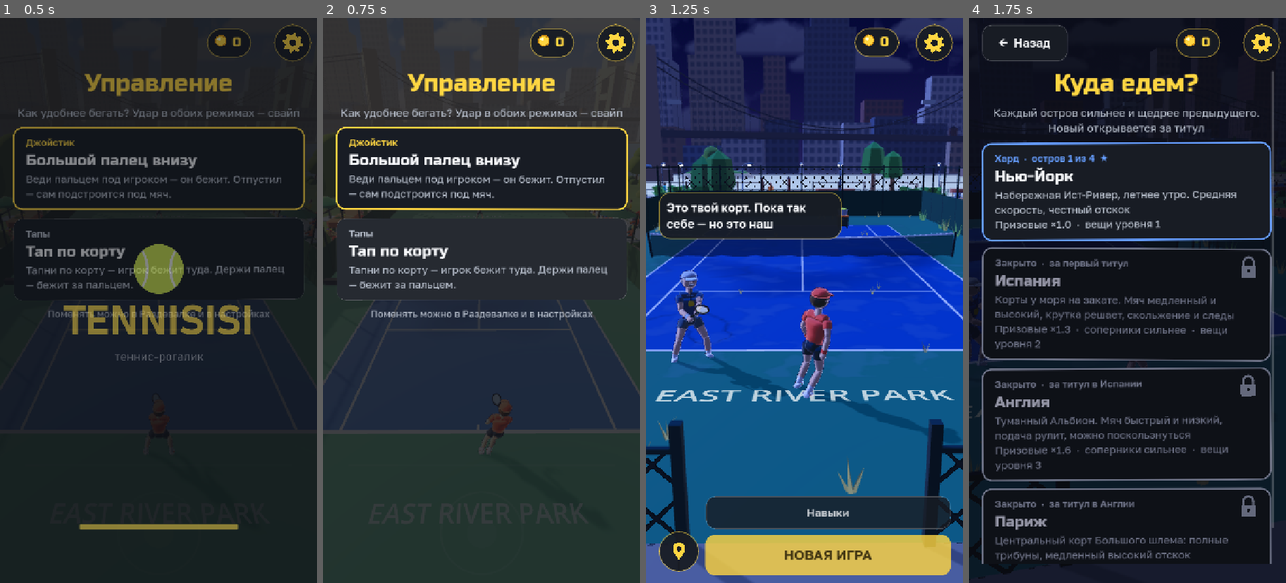
Above: before the commit, frames 1-4 (left to right).
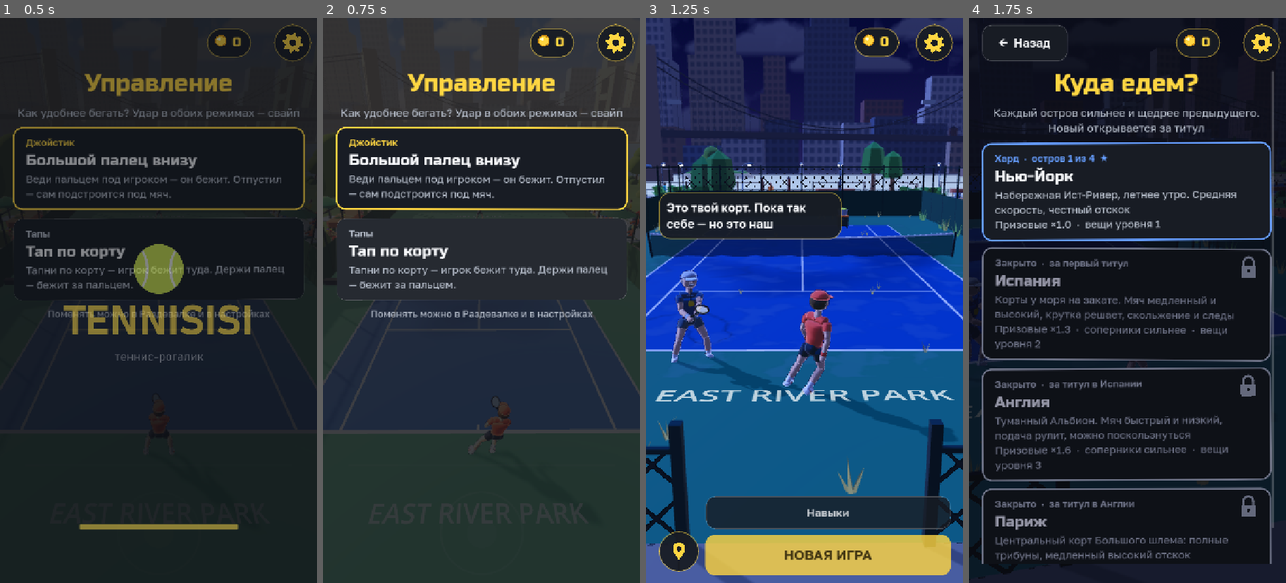
Above: after the commit, the same moments.

Repository: raqavifeb155-lgtm/tennisisi
Game: Godot game, scene res://scenes/main.tscn
Same seed, same stepped clock (60 frames per second), same inputs: the game is played once before the commit and once after it.
Inputs (mouse positions are in pixels of both pictures, inside the frame that each line leads up to):
- Up to frame 1 (0.5 s): no input
- Up to frame 2 (0.75 s): move the mouse to (551, 272) at 0.52 s; hold D from 0.53 s (still down); click (551, 272) at 0.67 s
- Up to frame 3 (1.25 s): keep holding D
- Up to frame 4 (1.75 s): release D at 1.25 s; click "НОВАЯ ИГРА" at 1.25 s

Frame 1 is identical in both runs. In frame 2, 0.2% of the frame differs, in the area x 45-60%, y 66-78%; in frame 3, 1.1%, in the area x 43-100%, y 47-75%; in frame 4, nothing differs.

Commit message:
Fix the shaking leg on the run: ease which foot leads and the stride direction
The gallop's lead foot was picked by the sign of the sideways speed, so a stick held
straight (sideways speed shivering around 0) swapped the phases of both planted feet
every few frames: feet popped 0.6-1.2 m in one frame. The phase gap between the feet is
now one continuous eased value and the stride follows an eased direction (the real one
right after a turn-round). anim_test: test_foot_jitter, 16 runs x 3 speeds (straight,
sideways, back, snake, circle, U-turn, shivering stick): worst jump 1.23 -> 0.15 m,
zigzag 55 -> 0 per second.

Co-Authored-By: Claude Opus 5.5 <noreply@anthropic.com>
Claude-Session: https://claude.ai/code/session_01TRCNy2oguWMdLLZsm4NdVS

Diff:
--- a/scripts/athlete.gd
+++ b/scripts/athlete.gd
@@ -132,6 +132,9 @@
 var _swing_len := -1.0         # forward swing length for this stroke when re-timed from the slot
 var _swing_from_twist := 0.0   # shoulders and hips when the swing started (a late start blends
 var _swing_from_hips := 0.0    # from them instead of snapping to the full turn)
+var _gait_v := Vector3.ZERO    # the run velocity in the body's frame, eased: the legs follow this one
+var _gait_d := PI              # how far the right foot's step runs ahead of the left one's (rad), eased:
+                               # PI = alternating run, ~GALLOP_LAG = a sideways shuffle (see _pose)
 
 # Visual nodes
 var look: Dictionary = Looks.DEFAULT.duplicate()
@@ -402,6 +405,15 @@
 ## sprint (the rest is the flight of a running stride).
 static func _stance_share(v: float) -> float:
 	return clampf(0.55 - 0.035 * v, 0.33, 0.5)
+
+
+## The direction (x sideways, y along z) the feet travel in: the eased one, so that a stick
+## shivering around a straight run does not swing the stride; where the body has turned
+## round (the eased velocity points the other way) the real one, at once.
+func _gait_dir(local_v: Vector3) -> Vector2:
+	var rv := Vector2(local_v.x, local_v.z)
+	var gv := Vector2(_gait_v.x, _gait_v.z)
+	return (gv if gv.dot(rv) > 0.0 else rv).normalized()
 
 
 ## One foot through its cycle: x from +1 (put down in front) to -1 (pushed off behind) at
@@ -1352,6 +1364,16 @@
 	_head_pitch = lerpf(_head_pitch, pitch_t, 1.0 - exp(-8.0 * delta))
 
 	amt = AthleteCasual.shape(self, delta, speed, amt)  # the club's walk: no racket (stream H)
+	# The phase gap between the feet is eased, never switched: which foot leads a shuffle
+	# follows the sign of the sideways speed, and a stick held straight shivers around 0.
+	# A switch moved both planted feet half a step in one frame (the "shaking leg").
+	# The same goes for the velocity the feet follow: a stick held straight shivers a few
+	# cm/s sideways, and the stride (which points along the velocity) shook with it.
+	_gait_v = _gait_v.lerp(local_v, 1.0 - exp(-14.0 * delta))
+	var gdir := _gait_dir(local_v)
+	var lag := lerpf(PI, GALLOP_LAG, clampf((absf(gdir.x) - 0.3) / 0.5, 0.0, 1.0))
+	# (kept continuous: half of it is each foot's phase, so it only wraps by two turns)
+	_gait_d = wrapf(lerp_angle(_gait_d, lag if gdir.x >= 0.0 else TAU - lag, 1.0 - exp(-9.0 * delta)), 0.0, 2.0 * TAU)
 	_pose(local_v, amt, near_contact)
 
 
@@ -1453,16 +1475,18 @@
 	# body exactly as fast as the body runs on (stride half-length = speed x stance share /
 	# step rate, see _step_rate), then swings forward in the air (docs/MOVEMENT_REALISM.md).
 	var spd := Vector2(local_v.x, local_v.z).length()
+	var gdir := _gait_dir(local_v)
 	var duty := _stance_share(spd)
-	var stride := Vector3(local_v.x, 0, local_v.z) / maxf(spd, 0.01) * (spd * duty / _step_rate(spd)) if amt > 0.05 else Vector3.ZERO
-	var sideways := absf(local_v.x) / maxf(spd, 0.01)
+	var stride := Vector3(gdir.x, 0, gdir.y) * (spd * duty / _step_rate(spd)) if amt > 0.05 else Vector3.ZERO
+	var sideways := absf(gdir.x)
 	# Sideways the feet shuffle (apart, together) on a wider base and never cross: a
 	# crossover only comes in a real sprint (Alcaraz's 5 m run, 3.7 m/s and up). In the
 	# shuffle the lead foot steps out first and the trailing one follows close behind
 	# (a gallop), so the feet stay apart while both keep their grip.
 	var shuffle := clampf(1.0 - (local_v.length() - 3.6) / 1.0, 0.0, 1.0) * sideways
-	var lead_x := 0 if local_v.x >= 0.0 else 1   # the foot on the side it runs to
-	var foot_lag := lerpf(PI, GALLOP_LAG, clampf((sideways - 0.3) / 0.5, 0.0, 1.0))
+	# The foot on the side it runs to steps out first (_gait_d is the right foot's lead,
+	# TAU minus the lag when the left one leads), see _process.
+	var foot_lag := PI - absf(wrapf(_gait_d - PI, -PI, PI))
 	# The base is just wide enough that the stepping feet never meet.
 	var gait_w := 0.08 + absf(stride.x) * foot_lag / PI
 	var sl := _slide * _slide * (3.0 - 2.0 * _slide)
@@ -1479,7 +1503,7 @@
 	var hip_off: Array[Vector3] = []
 	for i in 2:
 		var sgn := 1.0 if i == 0 else -1.0
-		var phase := _run_phase + (foot_lag if i == lead_x else 0.0)
+		var phase := _run_phase + PI * 0.5 + (_gait_d if i == 0 else -_gait_d) * 0.5
 		var ho := th * Vector3(0.11 * sgn, 0, 0)
 		var neutral := Vector3(maxf(0.17 + 0.07 * shuffle * amt, gait_w) * sgn, 0.05, 0.0)
 		var base: Vector3 = neutral.lerp(stance[i], _stance)
--- a/tests/anim_test.gd
+++ b/tests/anim_test.gd
@@ -37,6 +37,7 @@
 	test_human_arms()
 	test_stance_change()
 	test_racket_slot()
+	test_foot_jitter()
 	test_lean()
 	test_swing_retarget()
 	test_tired_pose()
@@ -396,6 +397,109 @@
 	var ff := feet_world()
 	check(ath._shoulder_roll > 0.45, "serve contact: right shoulder up (%.0f deg)" % rad_to_deg(ath._shoulder_roll))
 	check(((ff[0] as Vector3) - (ff[1] as Vector3)).length() < 0.32, "serve: feet together in the air (%.2f m)" % ((ff[0] as Vector3) - (ff[1] as Vector3)).length())
+
+
+## Foot and knee jitter on the run (a hotfix: a leg started to shake on the run): in the
+## body's frame a foot never jumps between two frames and never zigzags (its velocity
+## flipping direction at speed several times a second) in any run: straight, sideways,
+## back, snaking, round a circle, a U-turn, a stick shivering around the straight line.
+const JITTER_JUMP := 0.30     # m per frame (18 m/s): a clean gait peaks at ~0.12
+const JITTER_ZIGZAG := 0.5    # quick direction flips (two within 0.1 s, each over 1 m/s: a visible shake, not a 5 mm tremor) of a foot, per second and shoe
+# (a clean gait flips once per stance/swing change, 0.15+ s apart); the knees only for jumps
+
+
+func jitter_input(name: String, t: float) -> Vector2:
+	match name:
+		"fwd_slow": return Vector2(0.0, -0.35)
+		"fwd": return Vector2(0.0, -1.0)
+		"side": return Vector2(1.0, 0.0)
+		"side_left": return Vector2(-1.0, 0.0)
+		"back": return Vector2(0.0, 1.0)
+		"diag": return Vector2(0.6, -0.8)
+		"wobble_slow": return Vector2(0.08 * sin(t * 4.0), -1.0)
+		"wobble_fast": return Vector2(0.08 * sin(t * 23.0), -1.0)
+		"stick_shiver": return Vector2(0.06 if int(t * 60.0) % 2 == 0 else -0.06, -1.0)
+		"snake": return Vector2(sin(t * 1.8), -1.0)
+		"snake_back": return Vector2(sin(t * 2.6), 0.8)
+		"circle": return Vector2(sin(t * 1.4), -cos(t * 1.4))
+		"slow_circle": return Vector2(0.4 * sin(t * 2.2), -0.4 * cos(t * 2.2))
+		"u_turn": return Vector2(0.0, -1.0) if fmod(t, 2.4) < 1.2 else Vector2(0.0, 1.0)
+		"zig": return Vector2(1.0, -0.3) if fmod(t, 0.9) < 0.45 else Vector2(-1.0, -0.3)
+		"creep": return Vector2(0.03 * sin(t * 5.0), -0.12)
+	return Vector2.ZERO
+
+
+## Worst frame jump (m) and zigzag rate (per second) of both feet and both knees in the
+## body's frame over a run of the given input; returns [jump, zigzag, where].
+func jitter_run(name: String, top_speed: float) -> Array:
+	fresh("hard", Vector3(0, 0, 0), Rect2(-80, -80, 160, 160))
+	ath.max_speed = top_speed
+	var t := 0.0
+	var prev := {}
+	var vel_prev := {}
+	var flip_at := {}
+	var frame := 0
+	var jump := 0.0
+	var where := ""
+	var zig := 0
+	var seconds := 0.0
+	for f in 60 * 7:
+		ath.move_input = jitter_input(name, t)
+		var slide_before: float = ath._slide
+		step()
+		if ath._slide > slide_before:
+			prev.clear()   # a hard stop from a sprint snaps into the slide pose on purpose
+			vel_prev.clear()
+		t += DT
+		if t < 1.0:
+			continue
+		seconds += DT
+		frame += 1
+		for key in ["shoe0", "shoe1", "knee0", "knee1"]:
+			var p: Vector3
+			if key.begins_with("shoe"):
+				p = ath._model.global_transform * (bone_ends(key)[0] as Vector3).lerp(bone_ends(key)[1], 0.5)
+			else:
+				p = ath._model.global_transform * (bone_ends("shin" + key.substr(4))[0] as Vector3)
+			p = ath.to_local(p)
+			if prev.has(key):
+				var w: Vector3 = (p - prev[key]) / DT
+				w.y = 0.0
+				if (p - prev[key]).length() > jump:
+					jump = (p - prev[key]).length()
+					where = "%s t=%.2f" % [key, t]
+				if vel_prev.has(key):
+					var u: Vector3 = vel_prev[key]
+					if key.begins_with("shoe") and u.length() > 1.0 and w.length() > 1.0 and u.dot(w) < 0.0:
+						if flip_at.has(key) and frame - int(flip_at[key]) <= 6:
+							zig += 1
+						flip_at[key] = frame
+				vel_prev[key] = w
+			prev[key] = p
+	return [jump, zig / maxf(seconds, 0.01) / 2.0, where]
+
+
+func test_foot_jitter() -> void:
+	print("foot jitter: no jumps, no zigzag of the feet and knees on the run")
+	var names := ["fwd_slow", "fwd", "side", "side_left", "back", "diag", "wobble_slow", "wobble_fast",
+		"stick_shiver", "snake", "snake_back", "circle", "slow_circle", "u_turn", "zig", "creep"]
+	var worst_jump := 0.0
+	var worst_zig := 0.0
+	var wj := ""
+	var wz := ""
+	for top in [2.5, 4.0, 6.2]:
+		for n in names:
+			var r := jitter_run(n, top)
+			if r[0] > worst_jump:
+				worst_jump = r[0]
+				wj = "%s @%.1f %s" % [n, top, r[2]]
+			if r[1] > worst_zig:
+				worst_zig = r[1]
+				wz = "%s @%.1f" % [n, top]
+			if r[0] > JITTER_JUMP or r[1] > JITTER_ZIGZAG:
+				print("    %-12s top %.1f: jump %.3f m, zigzag %.1f /s %s" % [n, top, r[0], r[1], r[2]])
+	check(worst_jump < JITTER_JUMP, "no foot or knee jumps between frames (worst %.3f m: %s)" % [worst_jump, wj])
+	check(worst_zig < JITTER_ZIGZAG, "no foot or knee zigzag (worst %.1f /s: %s)" % [worst_zig, wz])
 
 
 func test_lean() -> void:
